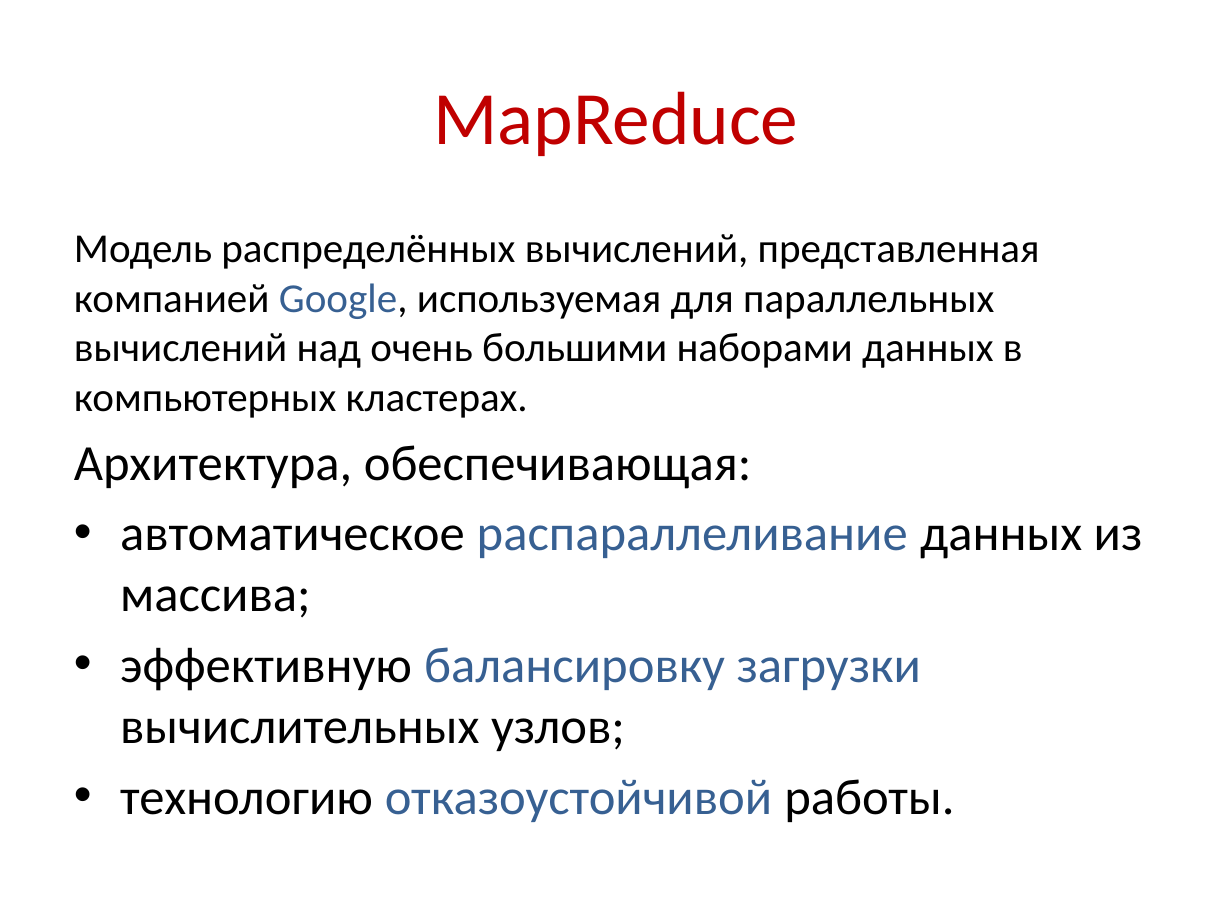
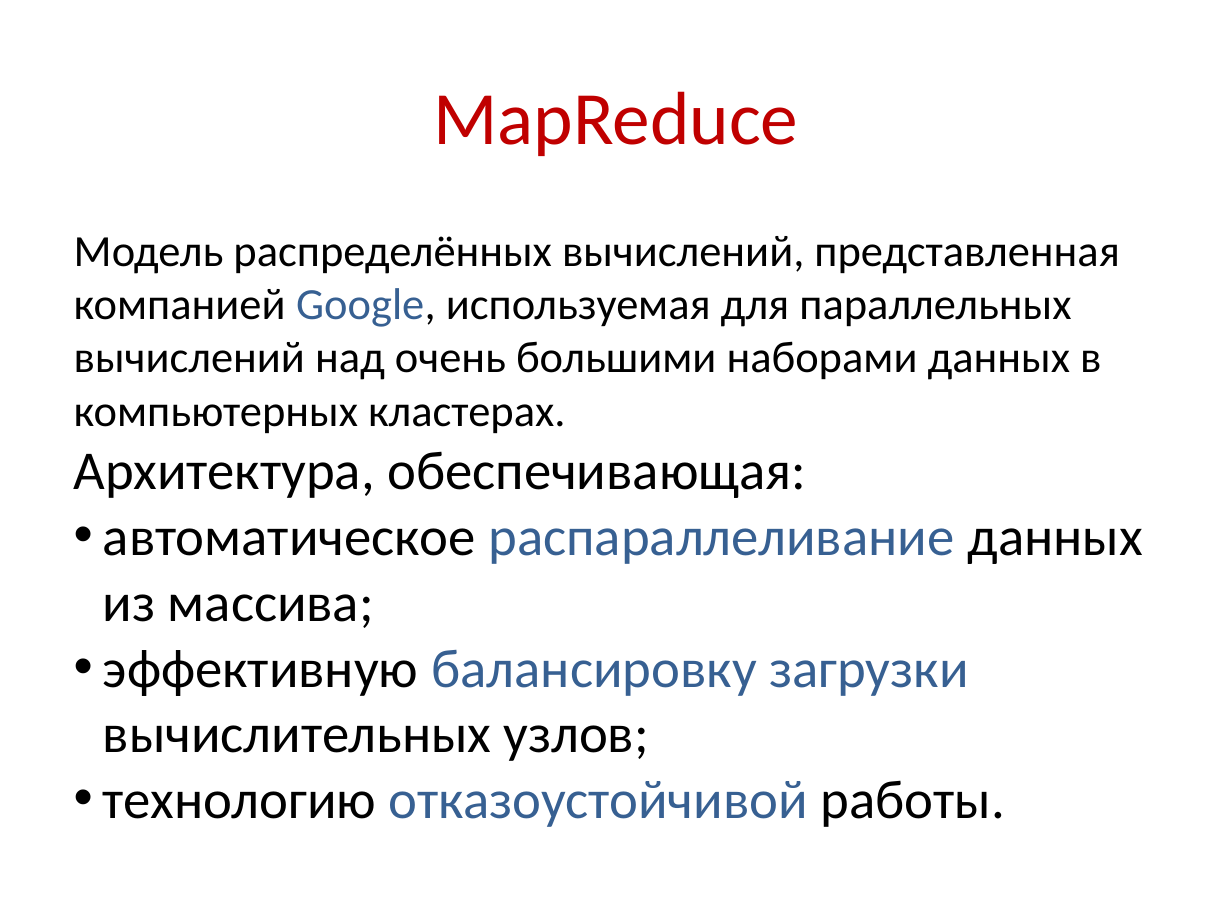
Before and after one commit to elenabenken/seminar_mongodb, a slide deck: slide 4 of seminar_presentation.pptx. Drawn at 1232x924 pixels with LibreOffice and Linux fonts; fonts in the diff are those of the drawing. Boxes give left, top, right and bottom in pixels: in the first picture for what was removed or moved away, otherwise in the second. Text is boxed around its words. In the diff, an @@ line names an element or a change of style, - is before the commit and + after.

```diff
--- a/seminar_presentation.pptx
+++ b/seminar_presentation.pptx
@@ text "Mодель распределённых вычислений, представленная компанией ..." at (74,236,1143,827): size 24.1 to 26 pt in "Mодель распределённых вычислений, представленная компанией G ..."; size 29.6 to 32 pt in "Архитектура, обеспечивающая:", "автоматическое распараллеливание данных из массива;", "эффективную балансировку загрузки вычислительных узлов;", "технологию отказоустойчивой работы."; less space between paragraphs; indent changed @@
```
Also in this commit, not shown: 44 other slides changed, 1 slide removed.
